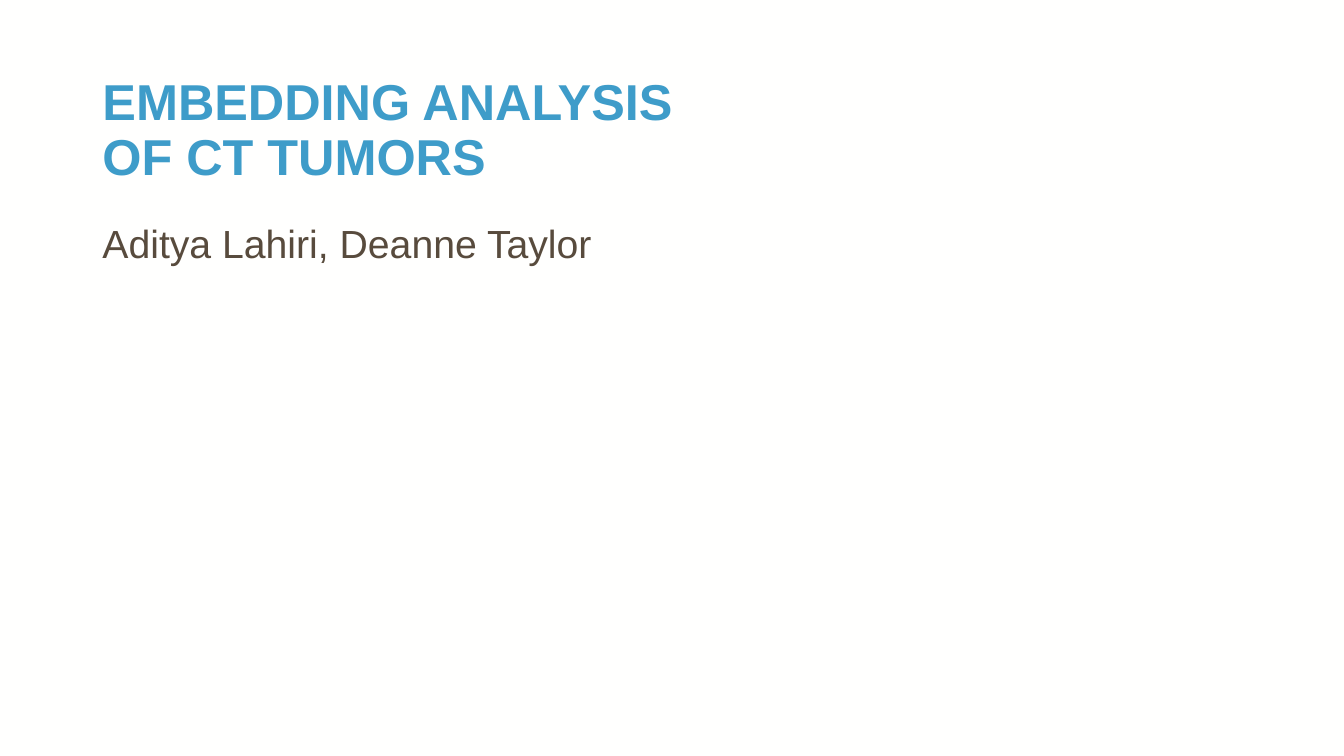
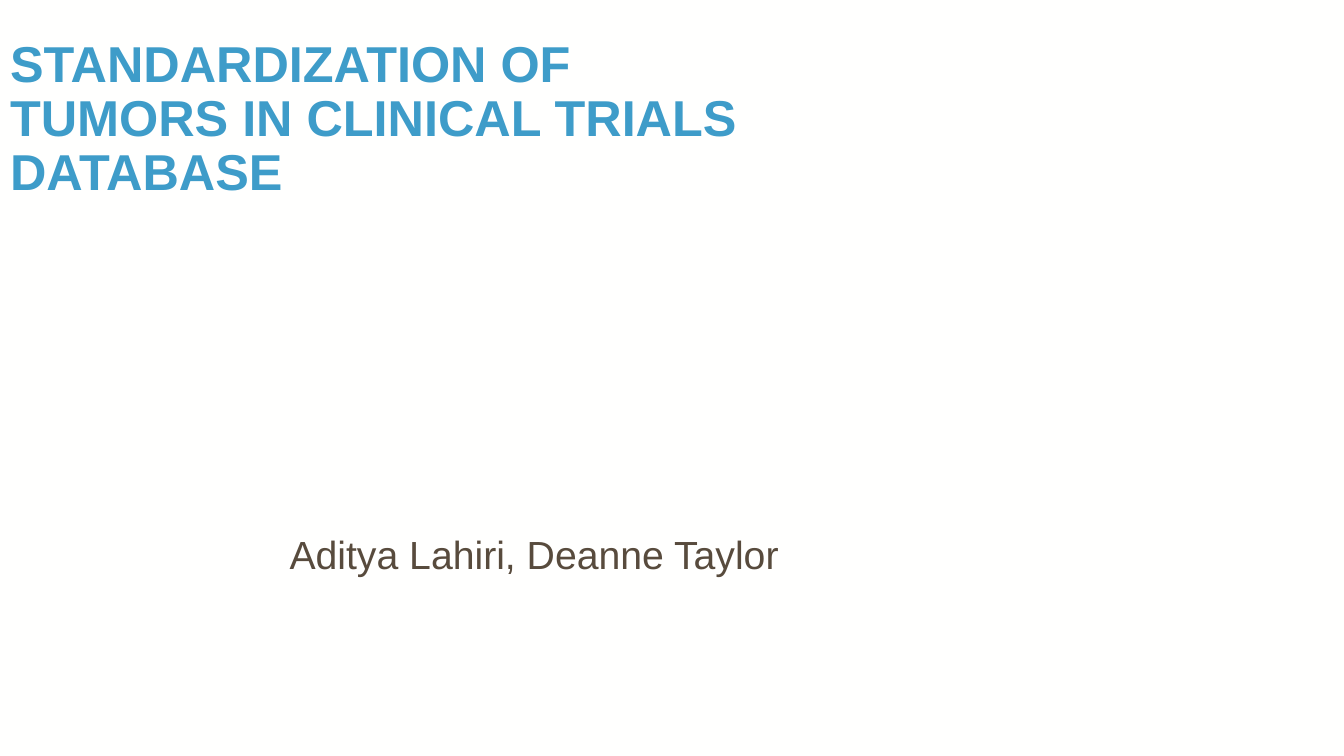
Before and after one commit to TaylorResearchLab/CANTOS, a slide deck: slide 1 of presentations/BIG_2024.pptx. Drawn at 1344x756 pixels with LibreOffice and Linux fonts; fonts in the diff are those of the drawing; background and template pictures are left out. Boxes give left, top, right and bottom in pixels: in the first picture for what was removed or moved away, otherwise in the second. Text is boxed around its words. In the diff, an @@ line names an element or a change of style, - is before the commit and + after.

```diff
--- a/presentations/BIG_2024.pptx
+++ b/presentations/BIG_2024.pptx
@@ title at [10, 47, 737, 191]: text changed @@
-EMBEDDING ANALYSIS OF CT TUMORS
+STANDARDIZATION OF TUMORS IN CLINICAL TRIALS DATABASE
@@ subtitle "Aditya Lahiri, Deanne Taylor": place and size @@
-subtitle "Aditya Lahiri, Deanne Taylor" at [102, 229, 591, 266]
+subtitle "Aditya Lahiri, Deanne Taylor" at [290, 540, 778, 577]
```
Also in this commit, not shown: 10 other slides changed, 3 slides added, 1 slide removed, 4 other files.
